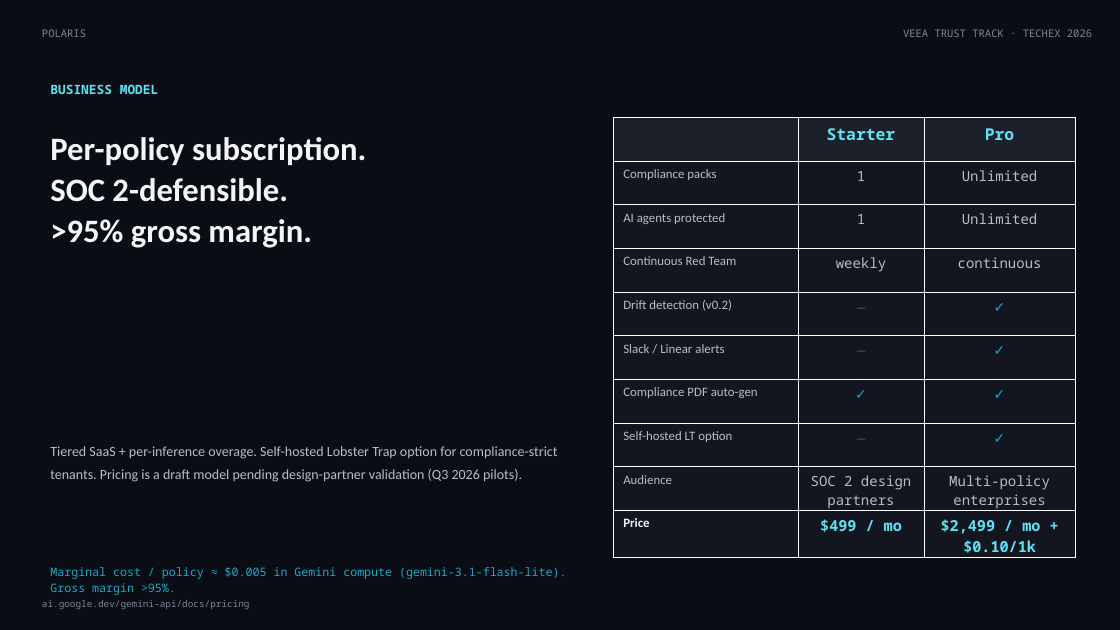
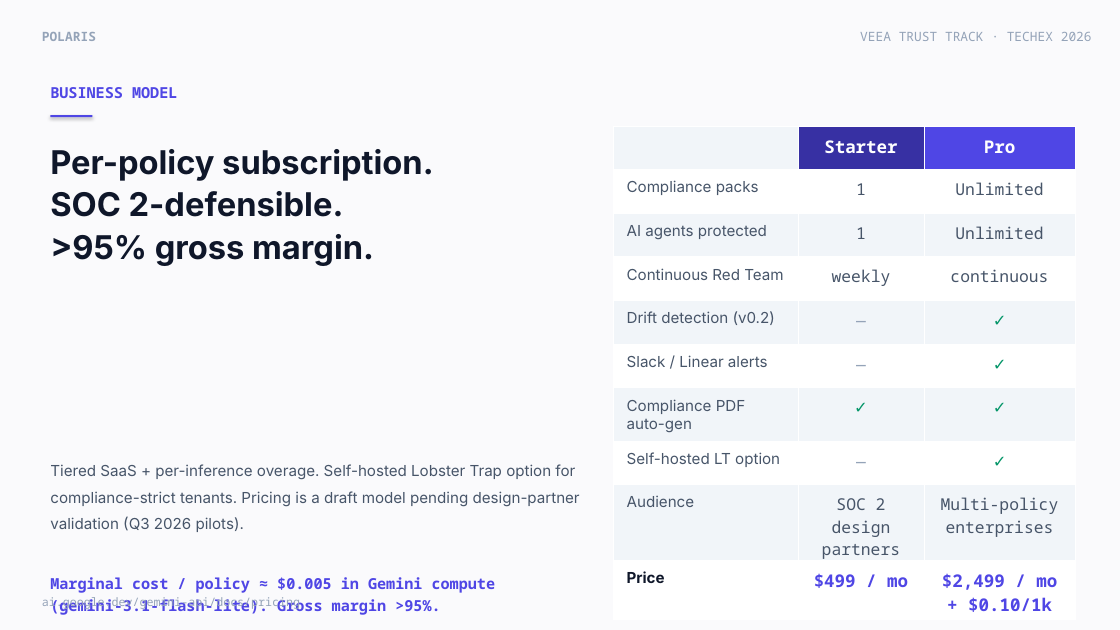
Before and after one commit to seekerPrice/polaris, a slide deck: slide 10 of docs/PITCH_DECK.pptx. Drawn at 1120x630 pixels with LibreOffice and Linux fonts; fonts in the diff are those of the drawing. Boxes give left, top, right and bottom in pixels: in the first picture for what was removed or moved away, otherwise in the second. Text is boxed around its words. In the diff, an @@ line names an element or a change of style, - is before the commit and + after.

```diff
--- a/docs/PITCH_DECK.pptx
+++ b/docs/PITCH_DECK.pptx
@@ background #0B0D14 to #FAFAFC @@
@@ text "POLARIS" at (x1=42, y1=32, x2=96, y2=41): size 9 to 11 pt, text colour #7E8499 to #94A3B8, bold on; line spacing 1.15 to 1.2 @@
@@ text "VEEA TRUST TRACK · TECHEX ..." moved from (x1=903, y1=29, x2=1092, y2=37) to (x1=860, y1=32, x2=1092, y2=41) @@
@@ text "VEEA TRUST TRACK · TECHEX ..." at (x1=860, y1=32, x2=1092, y2=41): size 9 to 11 pt, text colour #7E8499 to #94A3B8; line spacing 1.15 to 1.2 @@
@@ text "BUSINESS MODEL" at (x1=50, y1=87, x2=177, y2=98): size 11 to 13 pt, text colour #5DE3F5 to #4F46E5; line spacing 1.15 to 1.2 @@
@@ rectangle added at (x1=50, y1=115, x2=92, y2=118), fill #4F46E5 @@
@@ text "Per-policy subscription." moved from (x1=50, y1=137, x2=366, y2=248) to (x1=50, y1=149, x2=433, y2=266) @@
@@ text "Per-policy subscription." at (x1=50, y1=149, x2=433, y2=266): font Calibri to Inter, text colour #F4F5F8 to #0F172A; line spacing 1.05 to 1.08 @@
@@ table at (x1=613, y1=126, x2=1075, y2=616) @@
@@ fill #1B202A to #F1F5F9 in row 1, column 1 @@
@@ fill #1B202A to #3730A3 in row 1, column 2 @@
@@ fill #1B202A to #4F46E5 in row 1, column 3 @@
@@ fill #13161F to #FFFFFF in 15 cells @@
@@ fill #13161F to #F1F5F9 in 12 cells @@
@@ size 14 to 15 pt, text colour #5DE3F5 to #FFFFFF in "Starter", "Pro" @@
@@ size 11 to 13 pt, font Calibri to Inter in "Compliance packs", "AI agents protected", "Continuous Red Team", "Drift detection (v0.2)" and 5 more places @@
@@ text colour #B8BCC9 to #475569 in "Compliance packs", "1", "Unlimited", "AI agents protected" and 12 more places @@
@@ size 12 to 14 pt in "1", "Unlimited", "1", "Unlimited" and 12 more places @@
@@ text colour #444B5C to #94A3B8 in "—", "—", "—" @@
@@ text colour #1AA8C7 to #059669 in "✓", "✓", "✓", "✓" and 1 more places @@
@@ text colour #F4F5F8 to #0F172A in "Price" @@
@@ size 13 to 15 pt, text colour #5DE3F5 to #4F46E5 in "$499 / mo", "$2,499 / mo + $0.10/1k" @@
@@ table resized from (x1=613, y1=118, x2=1075, y2=557) to (x1=613, y1=126, x2=1075, y2=616) @@
@@ text "Tiered SaaS + per-inference overage. ..." moved from (x1=50, y1=446, x2=558, y2=482) to (x1=50, y1=464, x2=580, y2=532) @@
@@ text "Tiered SaaS + per-inference overage. ..." at (x1=50, y1=464, x2=580, y2=532): size 12 to 13 pt, font Calibri to Inter, text colour #B8BCC9 to #475569; line spacing 1.35 to 1.45 @@
@@ text "ai.google.dev/gemini-api/docs/pricing" at (x1=42, y1=597, x2=300, y2=610): size 8 to 10 pt, text colour #7E8499 to #94A3B8; line spacing 1.15 to 1.2 @@
@@ text "Marginal cost / policy ≈ ..." moved from (x1=50, y1=567, x2=566, y2=595) to (x1=50, y1=577, x2=496, y2=615) @@
@@ text "Marginal cost / policy ≈ ..." at (x1=50, y1=577, x2=496, y2=615): size 10 to 13 pt, text colour #1AA8C7 to #4F46E5, bold on; line spacing 1.15 to 1.2 @@
```
Also in this commit, not shown: 17 other slides changed, 7 other files.
